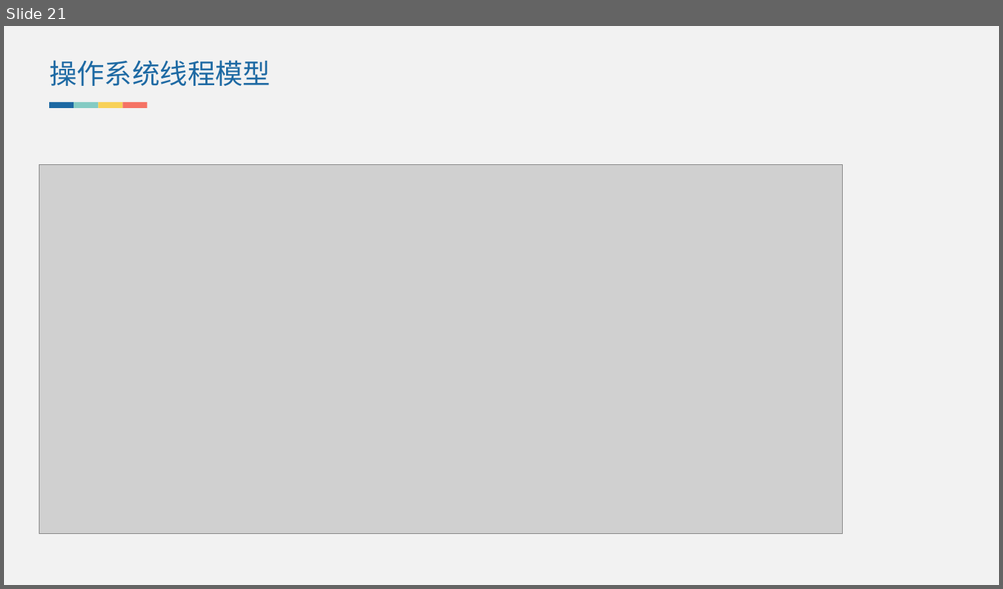
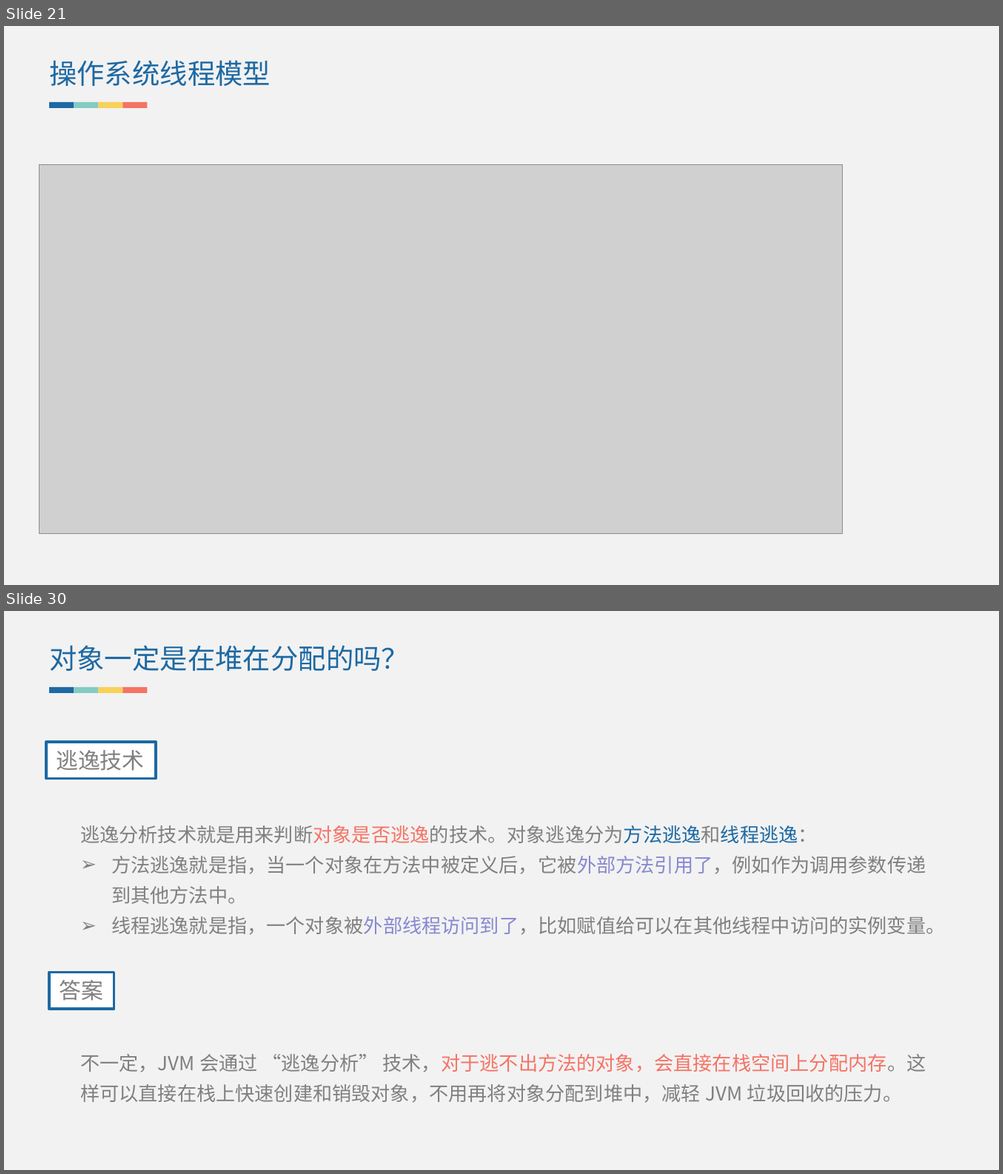
Before and after one commit to lvjiuluan/idea-projects, a slide deck: presentation/JVM内存模型/JVM内存模型.pptx. Shown one above the other, each under a label of ours: slide 21 before the commit, slides 21 and 30 after it; the slides between them are not shown. The pictures are 1003x589 and 1003x1174 pixels, drawn with LibreOffice and Linux fonts; fonts in the diff are those of the drawing; grey boxes stand for pictures. Boxes give left, top, right and bottom in pixels: in the first picture for what was removed or moved away, otherwise in the second. Text is boxed around its words. In the diff, an @@ line names an element or a change of style, - is before the commit and + after.

```diff
--- a/presentation/JVM内存模型/JVM内存模型.pptx
+++ b/presentation/JVM内存模型/JVM内存模型.pptx
@@ slide 30 added at [4,611,999,1170], background #F2F2F2 @@
@@ text added at [49,645,409,671], 20 pt, text #1D69A3 @@
+对象一定是在堆在分配的吗？
@@ group added at [50,687,148,694]: 4 rectangles @@
@@ rectangle added at [47,742,156,779], fill #FFFFFF, outline #1D69A3 2 pt, 16 pt, text #808080 @@
+逃逸技术
@@ text added at [80,826,945,935], 14 pt, text #808080 @@
+逃逸分析技术就是用来判断对象是否逃逸的技术。对象逃逸分为方法逃逸和线程逃逸：
+➢ 方法逃逸就是指，当一个对象在方法中被定义后，它被外部方法引用了，例如作为调用参数传递到其他方法中。
+➢ 线程逃逸就是指，一个对象被外部线程访问到了，比如赋值给可以在其他线程中访问的实例变量。
@@ rectangle added at [50,972,114,1009], fill #FFFFFF, outline #1D69A3 2 pt, 16 pt, text #808080 @@
+答案
@@ text added at [80,1054,925,1103], 14 pt, text #808080 @@
+不一定，JVM 会通过 “逃逸分析” 技术，对于逃不出方法的对象，会直接在栈空间上分配内存。这样可以直接在栈上快速创建和销毁对象，不用再将对象分配到堆中，减轻 JVM 垃圾回收的压力。
```
Also in this commit, not shown: 2 slides changed, 8 other slides added, 57 other files.
